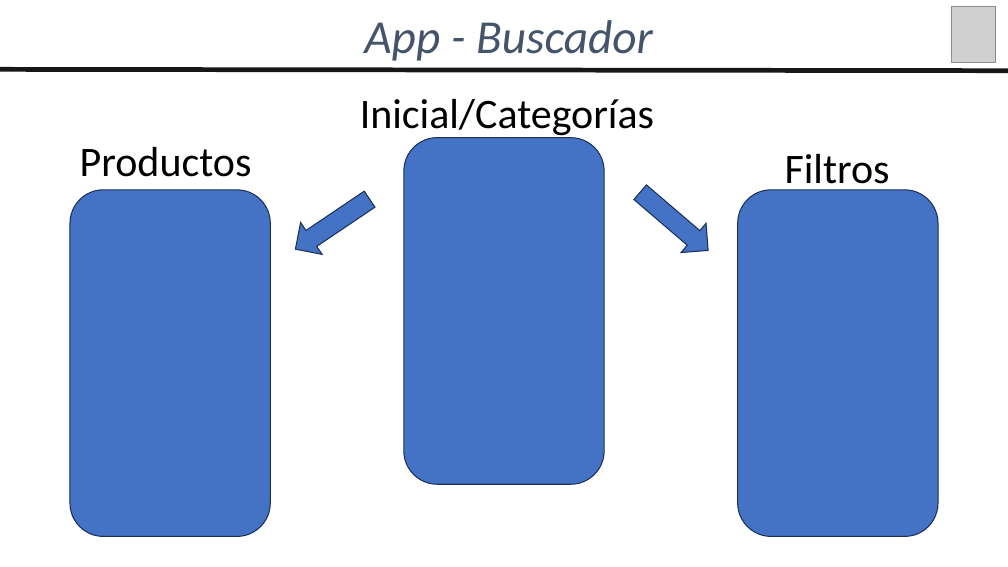
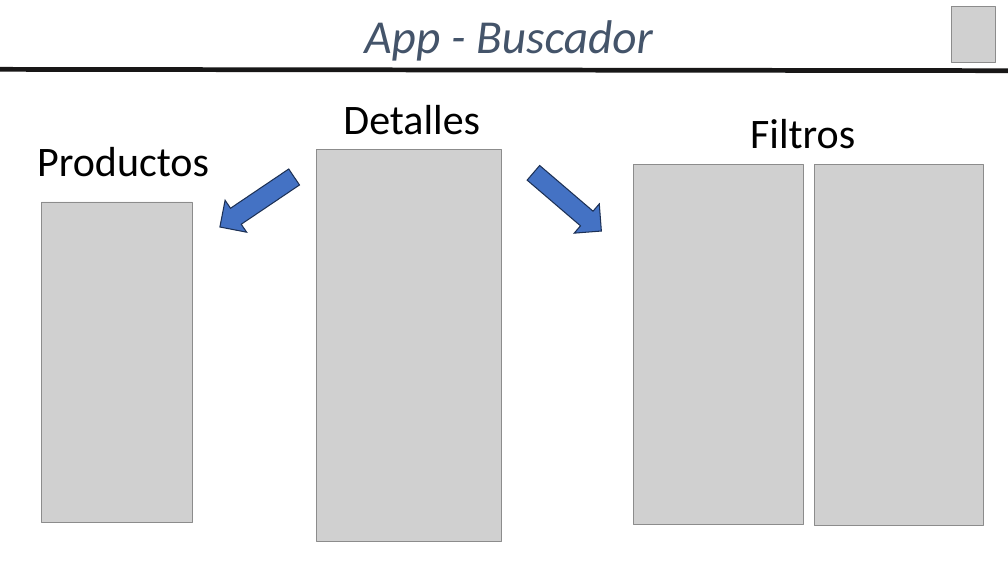
Before and after one commit to agchivite/Wewiza, a slide deck: slide 13 of 02_Documentacion/Presentacion_Wewiza.pptx. Drawn at 1008x567 pixels with LibreOffice and Linux fonts; fonts in the diff are those of the drawing; grey boxes stand for pictures. Boxes give left, top, right and bottom in pixels: in the first picture for what was removed or moved away, otherwise in the second. Text is boxed around its words. In the diff, an @@ line names an element or a change of style, - is before the commit and + after.

```diff
--- a/02_Documentacion/Presentacion_Wewiza.pptx
+++ b/02_Documentacion/Presentacion_Wewiza.pptx
@@ text at <box>343,105,480,135</box>: text changed @@
-Inicial/Categorías
+Detalles
@@ text "Filtros" rewrapped from <box>785,154,890,193</box> to <box>750,119,855,149</box> @@
@@ text "Productos": place and size @@
-text "Productos" at <box>80,147,252,177</box>
+text "Productos" at <box>37,147,209,177</box>
@@ picture added at <box>317,149,501,541</box> @@
@@ rounded rectangle removed at <box>404,138,604,484</box> @@
@@ right arrow: place and size @@
-right arrow at <box>285,183,380,265</box>
+right arrow at <box>209,161,305,243</box>
@@ right arrow: place and size @@
-right arrow at <box>628,178,721,265</box>
+right arrow at <box>521,159,614,246</box>
@@ picture added at <box>634,165,804,525</box> @@
@@ picture added at <box>814,165,983,526</box> @@
@@ picture added at <box>42,202,192,523</box> @@
@@ rounded rectangle removed at <box>70,190,271,536</box> @@
@@ rounded rectangle removed at <box>738,190,938,536</box> @@
```
Also in this commit, not shown: 4 other slides changed.
